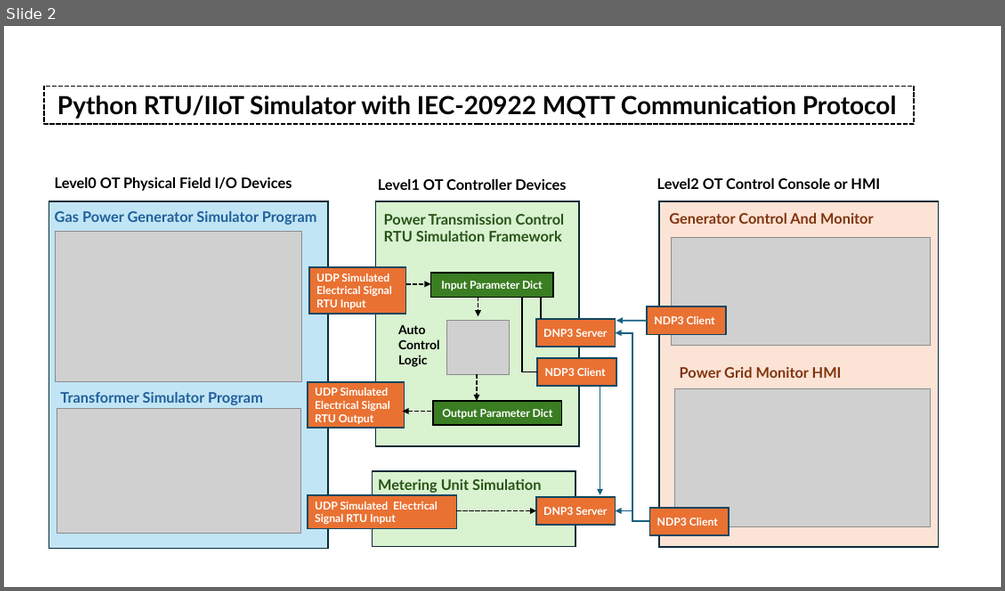
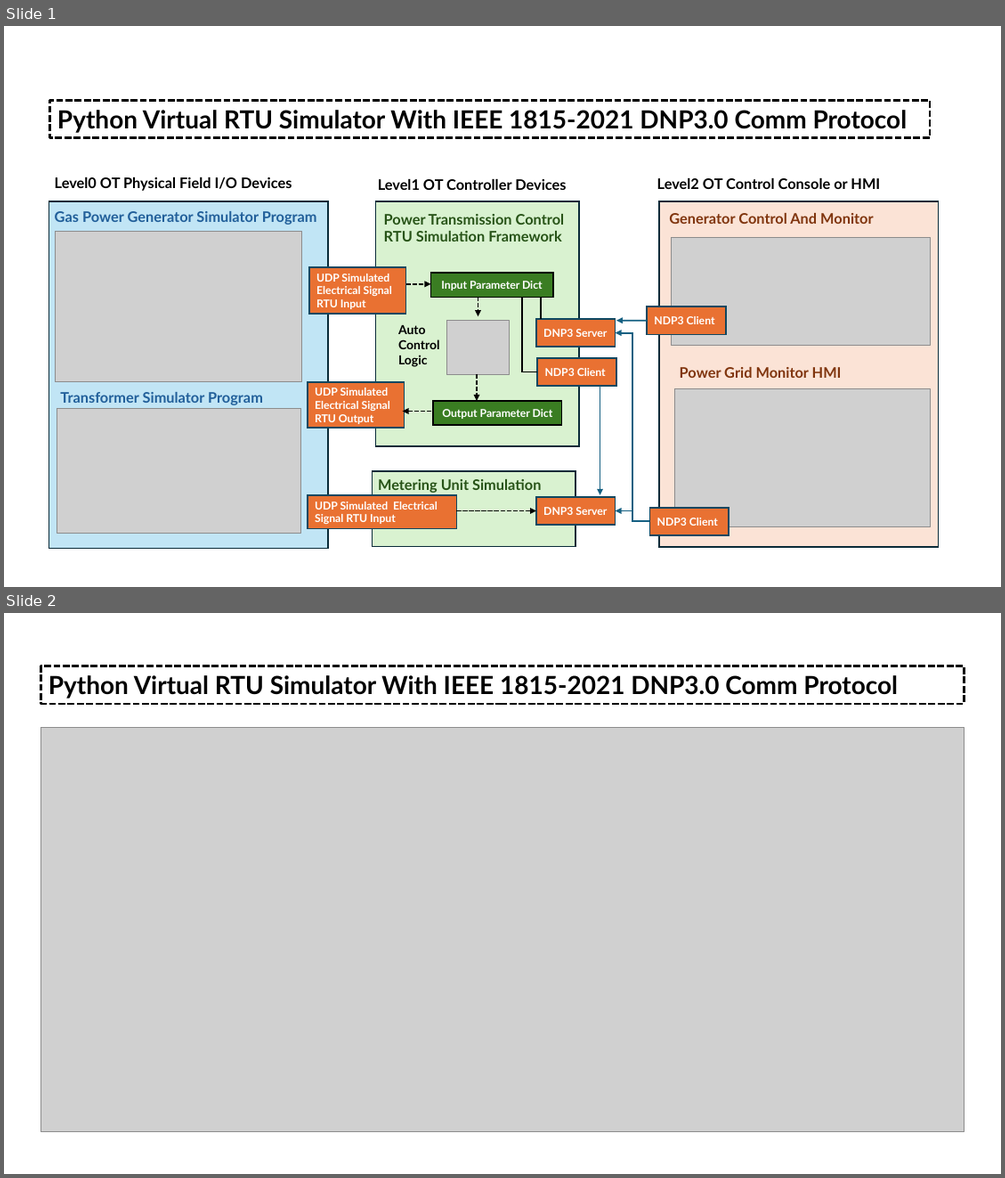
Before and after one commit to LiuYuancheng/PLC_and_RTU_Simulator, a slide deck: DNP3_PLC_Simulator/doc/img/designDoc.pptx. Shown one above the other, each under a label of ours: slide 2 before the commit, slides 1 and 2 after it. The pictures are 1005x591 and 1005x1178 pixels, drawn with LibreOffice and Linux fonts; fonts in the diff are those of the drawing; grey boxes stand for pictures. Boxes give left, top, right and bottom in pixels: in the first picture for what was removed or moved away, otherwise in the second. Text is boxed around its words. In the diff, an @@ line names an element or a change of style, - is before the commit and + after.

```diff
--- a/DNP3_PLC_Simulator/doc/img/designDoc.pptx
+++ b/DNP3_PLC_Simulator/doc/img/designDoc.pptx
@@ slide 2 added at (4,613,1001,1174), background #FFFFFF @@
@@ rectangle added at (41,666,964,704), outline #000000 2.25 pt dashed, 24 pt, text #000000, bold @@
+Python Virtual RTU Simulator With IEEE 1815-2021 DNP3.0 Comm Protocol
@@ picture added at (41,728,964,1132) @@
@@ what was slide 2 is now slide 1 @@
@@ slide 1 changed as well @@
@@ rectangle "Python Virtual RTU Simulator With ...": place and size @@
-rectangle "Python Virtual RTU Simulator With ..." at (44,86,914,123)
+rectangle "Python Virtual RTU Simulator With ..." at (50,100,930,137)
@@ rectangle "Python Virtual RTU Simulator With ..." at (50,100,930,137): outline #000000 1.5 pt dashed to #000000 2.25 pt dashed @@
@@ text in rectangle at (57,110,907,133): text changed @@
-Python RTU/IIoT Simulator with IEC-20922 MQTT Communication Protocol
+Python Virtual RTU Simulator With IEEE 1815-2021 DNP3.0 Comm Protocol
```
Also in this commit, not shown: 1 slide removed, 2 other files.
